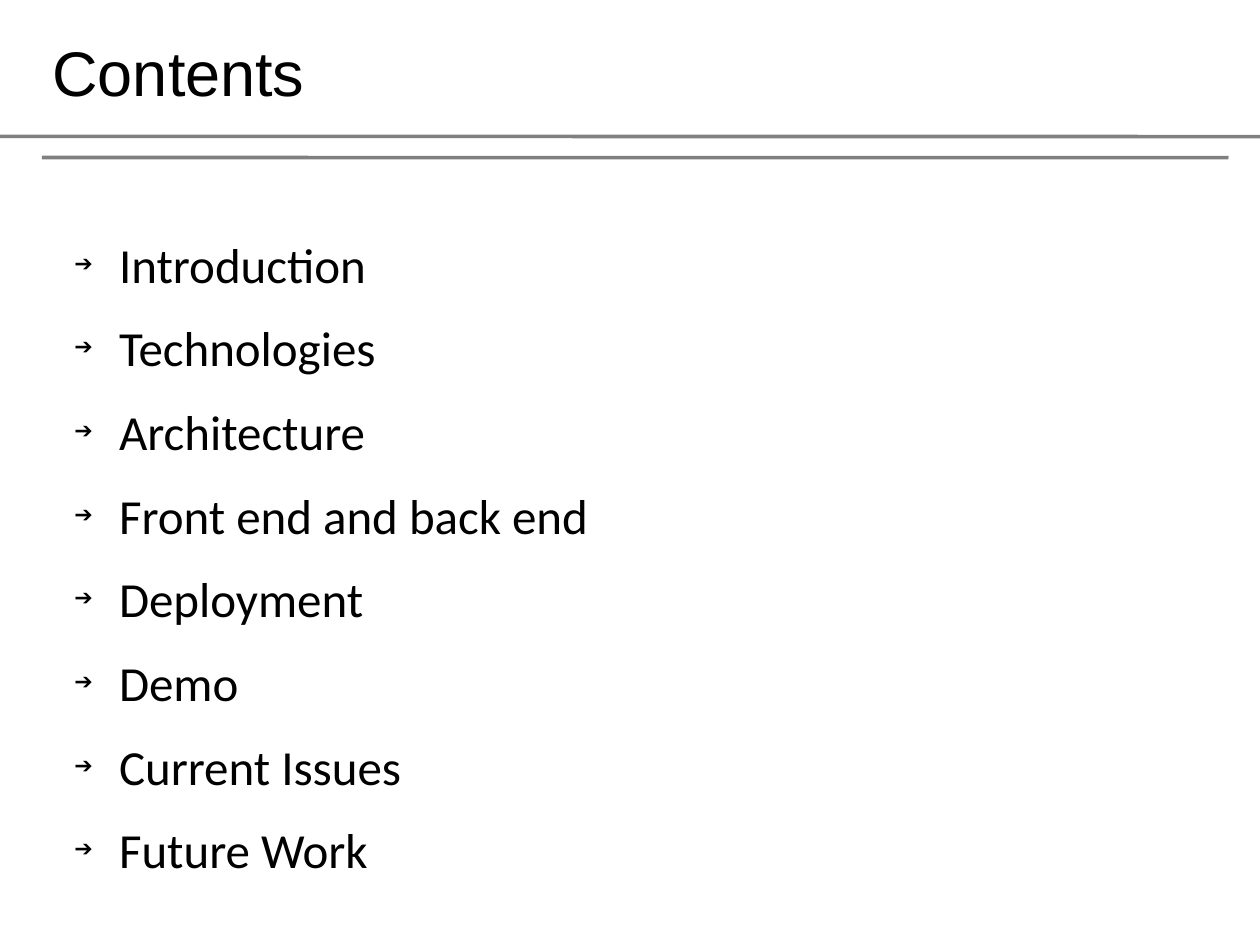
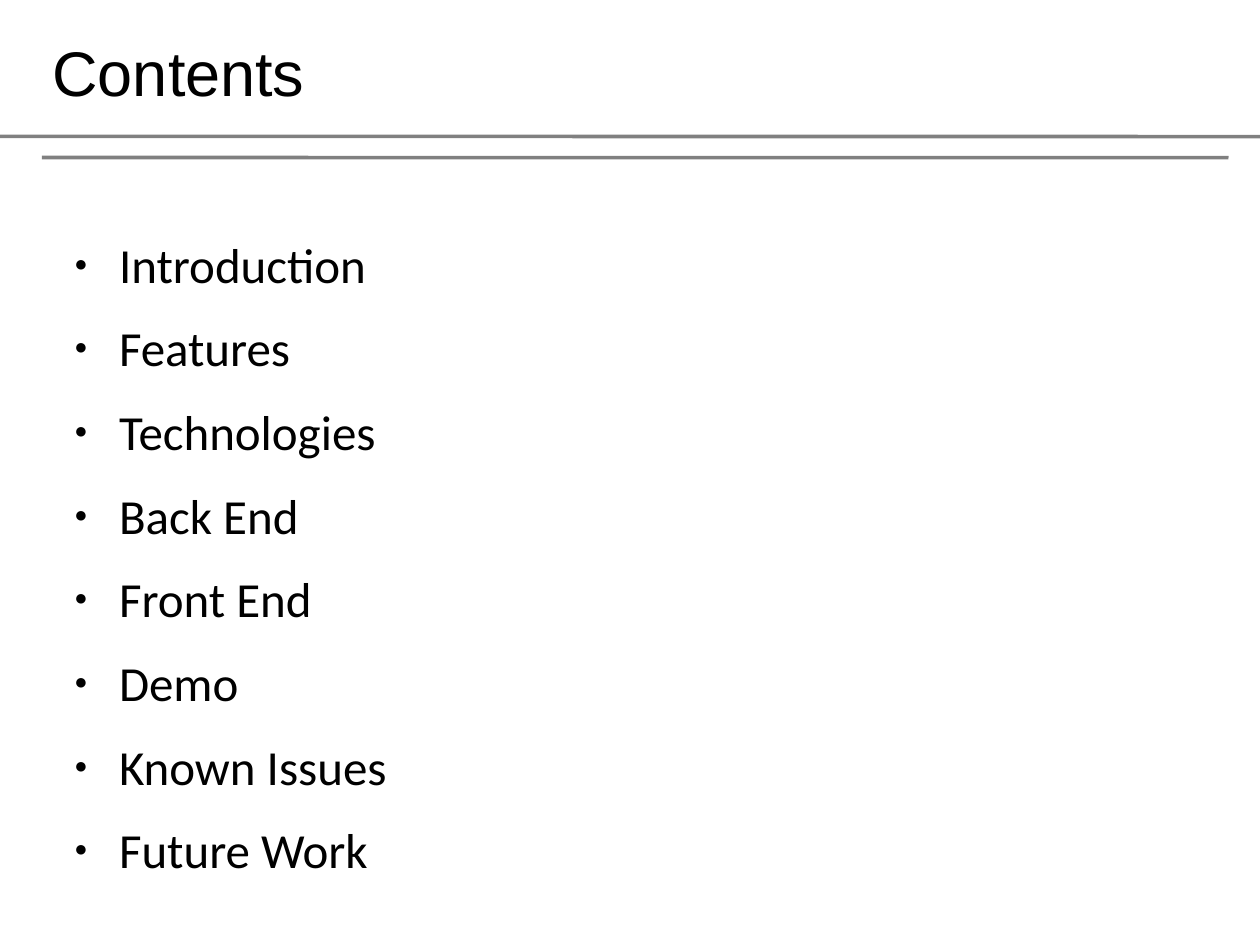
Before and after one commit to aashish-pathak/leadsnetwork, a slide deck: slide 2 of leads_in.odp. Drawn at 1260x945 pixels with LibreOffice and Linux fonts; fonts in the diff are those of the drawing; background and template pictures are left out. Boxes give left, top, right and bottom in pixels: in the first picture for what was removed or moved away, otherwise in the second. Text is boxed around its words. In the diff, an @@ line names an element or a change of style, - is before the commit and + after.

Commit message:
presentation slides

```diff
--- a/leads_in.odp
+++ b/leads_in.odp
@@ text at [119,249,375,869]: bullet ➔ to ● @@
@@ text at [119,334,290,367]: paragraph added @@
+● Features
@@ text at [119,500,311,618]: text changed @@
-➔ Architecture
-➔ Front end and back end
-➔ Deployment
+● Back End
+● Front End
@@ text at [119,753,387,786]: text changed @@
-➔ Current Issues
+● Known Issues
```
Also in this commit, not shown: 1 other slide changed, 21 slides added, 1 slide removed.
